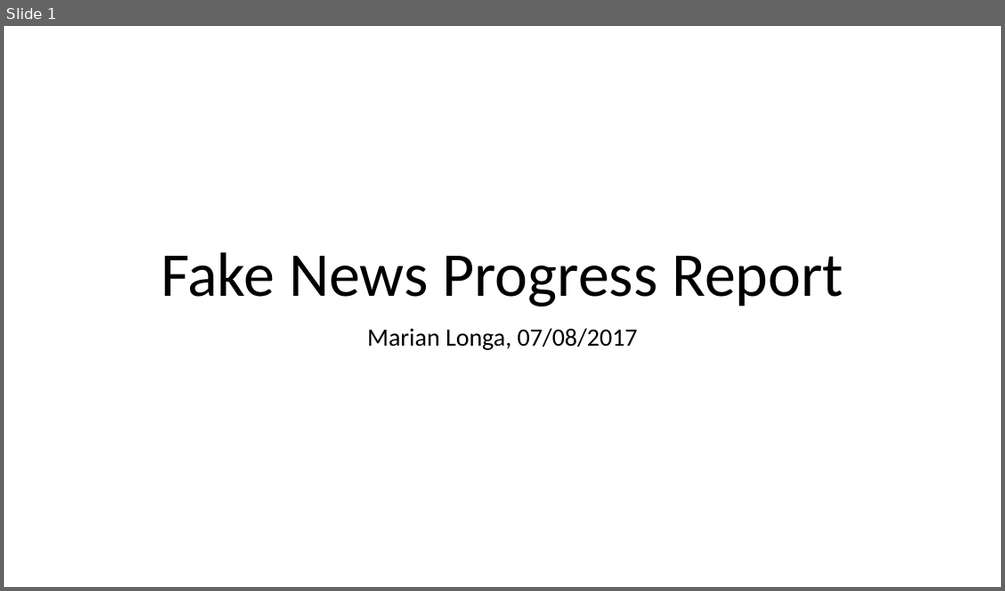
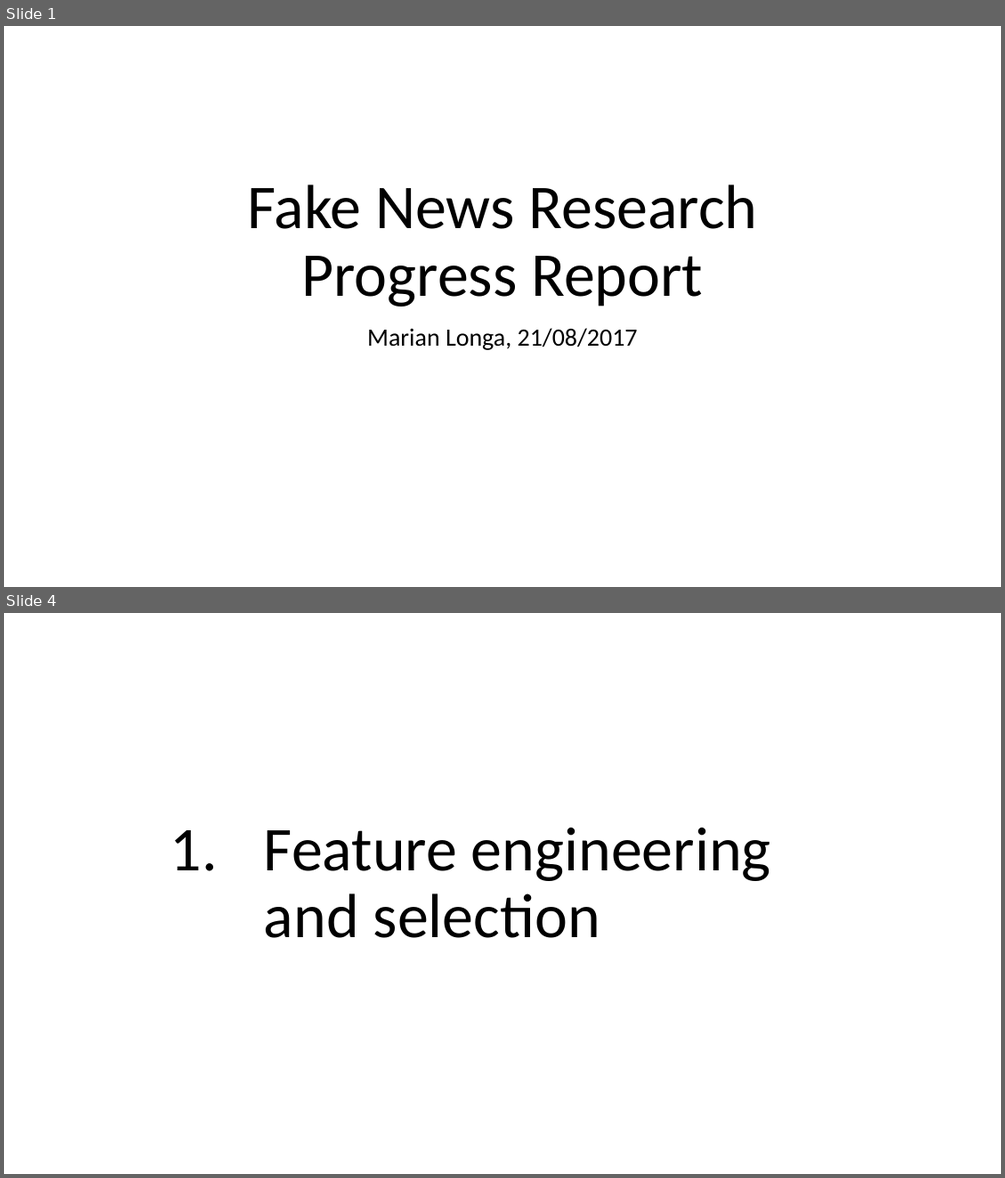
Before and after one commit to marianlonga/FakeNews, a slide deck: Fake News Progress Report.pptx. Shown one above the other, each under a label of ours: slide 1 before the commit, slides 1 and 4 after it; the slides between them are not shown. The pictures are 1005x591 and 1005x1178 pixels, drawn with LibreOffice and Linux fonts; fonts in the diff are those of the drawing. Boxes give left, top, right and bottom in pixels: in the first picture for what was removed or moved away, otherwise in the second. Text is boxed around its words. In the diff, an @@ line names an element or a change of style, - is before the commit and + after.

Commit message:
[ML] add files related to the new 'Fake News Progress Report' presentation

```diff
--- a/Fake News Progress Report.pptx
+++ b/Fake News Progress Report.pptx
@@ slide 4 added at [4,613,1001,1174], background #FFFFFF @@
@@ title added at [264,827,771,938], 60 pt, text #000000 @@
+1. Feature engineering
+   and selection
@@ slide 1 changed as well @@
@@ title at [247,184,757,306]: text changed @@
-Fake News Progress Report
+Fake News Research
+Progress Report
@@ subtitle at [367,328,638,350]: text changed @@
-Marian Longa, 07/08/2017
+Marian Longa, 21/08/2017
```
Also in this commit, not shown: 8 other slides changed, 12 other slides added, 3 slides removed, 4 other files.
